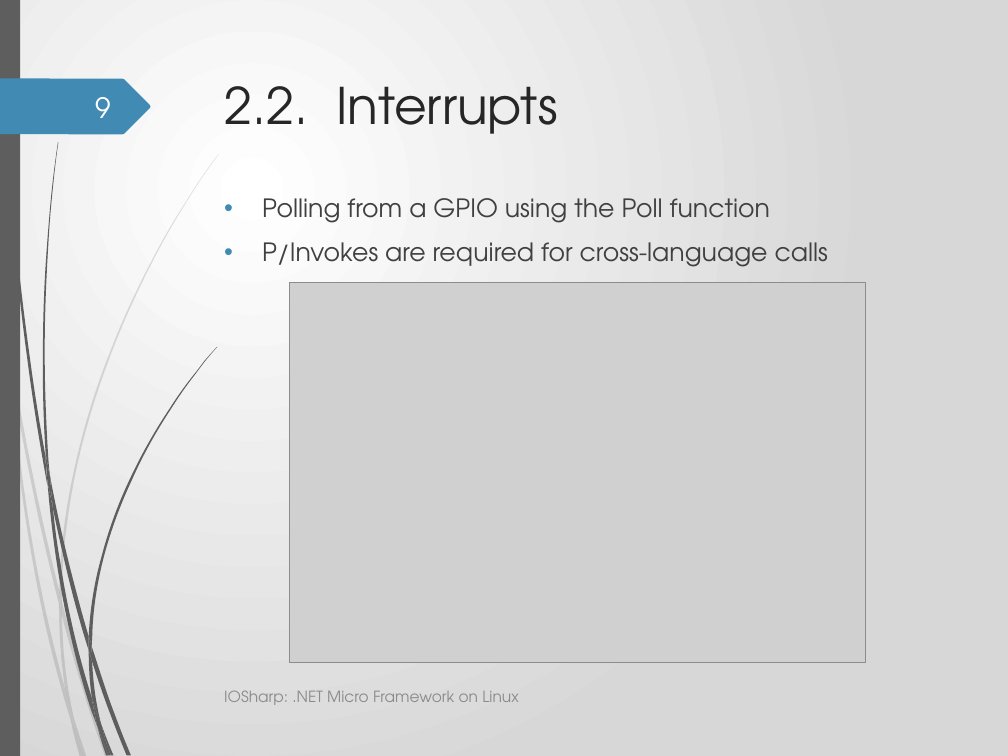
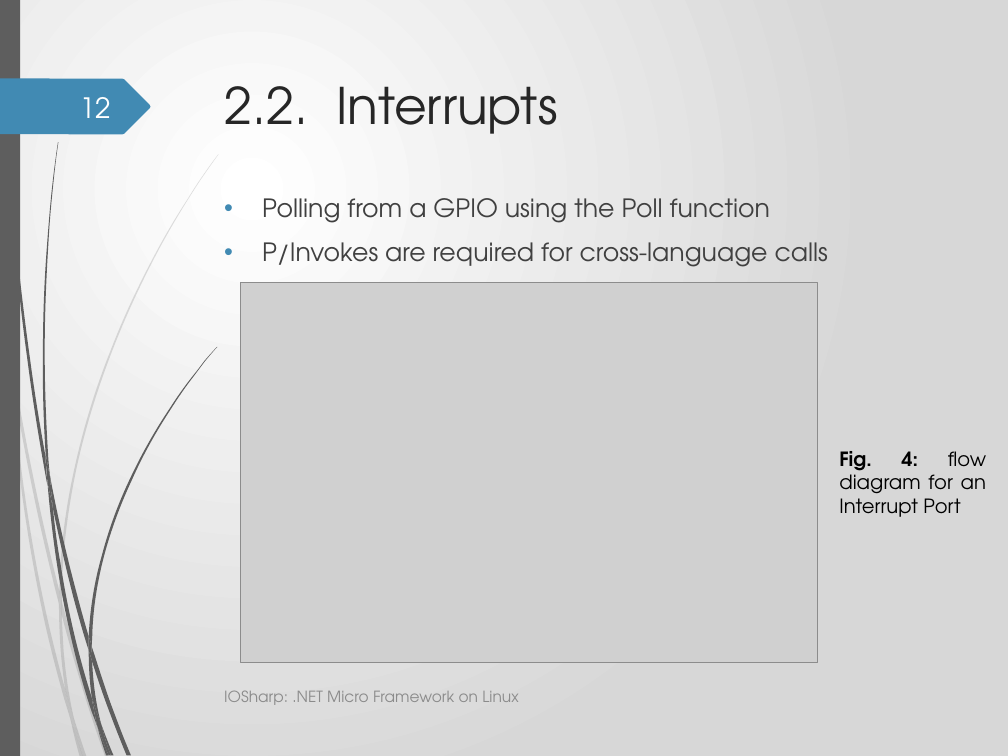
Before and after one commit to GerardSoleCa/BachelorThesisMisc, a slide deck: slide 12 of ThesisDoc/IOSharp2.pptx (slide 9 before the commit). Drawn at 1008x756 pixels with LibreOffice and Linux fonts; fonts in the diff are those of the drawing; grey boxes stand for pictures; background and template pictures are left out. Boxes give left, top, right and bottom in pixels: in the first picture for what was removed or moved away, otherwise in the second. Text is boxed around its words. In the diff, an @@ line names an element or a change of style, - is before the commit and + after.

```diff
--- a/ThesisDoc/IOSharp2.pptx
+++ b/ThesisDoc/IOSharp2.pptx
@@ page number at [80,97,111,118]: text changed @@
-9
+12
@@ picture: place and size @@
-picture at [289,282,866,662]
+picture at [241,282,817,662]
@@ text added at [839,451,986,517], 14 pt, text #000000 @@
+Fig. 4: flow diagram for an Interrupt Port
```
Also in this commit, not shown: 19 other slides changed, 4 slides added, 1 slide removed, 7 other files.
